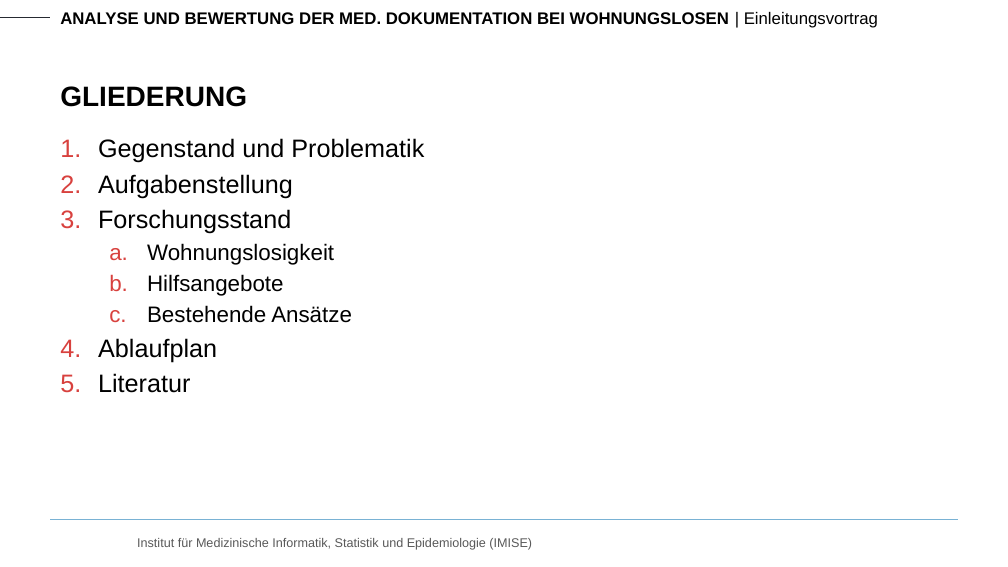
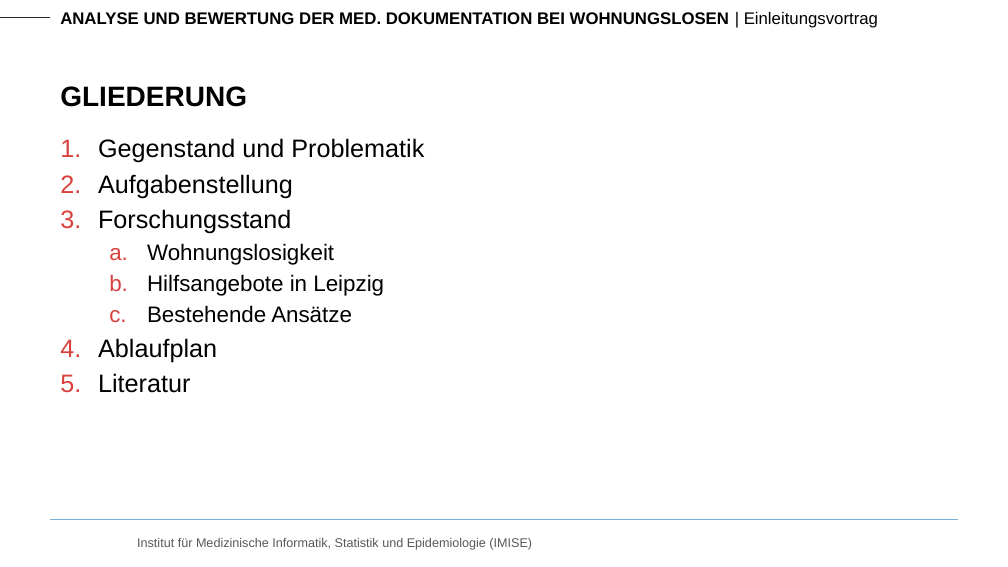
Before and after one commit to RoKuen/masterthesis, a slide deck: slide 2 of Presentations/1_presentation.pptx. Drawn at 1008x567 pixels with LibreOffice and Linux fonts; fonts in the diff are those of the drawing; background and template pictures are left out. Boxes give left, top, right and bottom in pixels: in the first picture for what was removed or moved away, otherwise in the second. Text is boxed around its words. In the diff, an @@ line names an element or a change of style, - is before the commit and + after.

```diff
--- a/Presentations/1_presentation.pptx
+++ b/Presentations/1_presentation.pptx
@@ text at bbox=[147, 274, 384, 296]: text changed @@
-  b. Hilfsangebote
+  b. Hilfsangebote in Leipzig
```
Also in this commit, not shown: 6 other slides changed.
